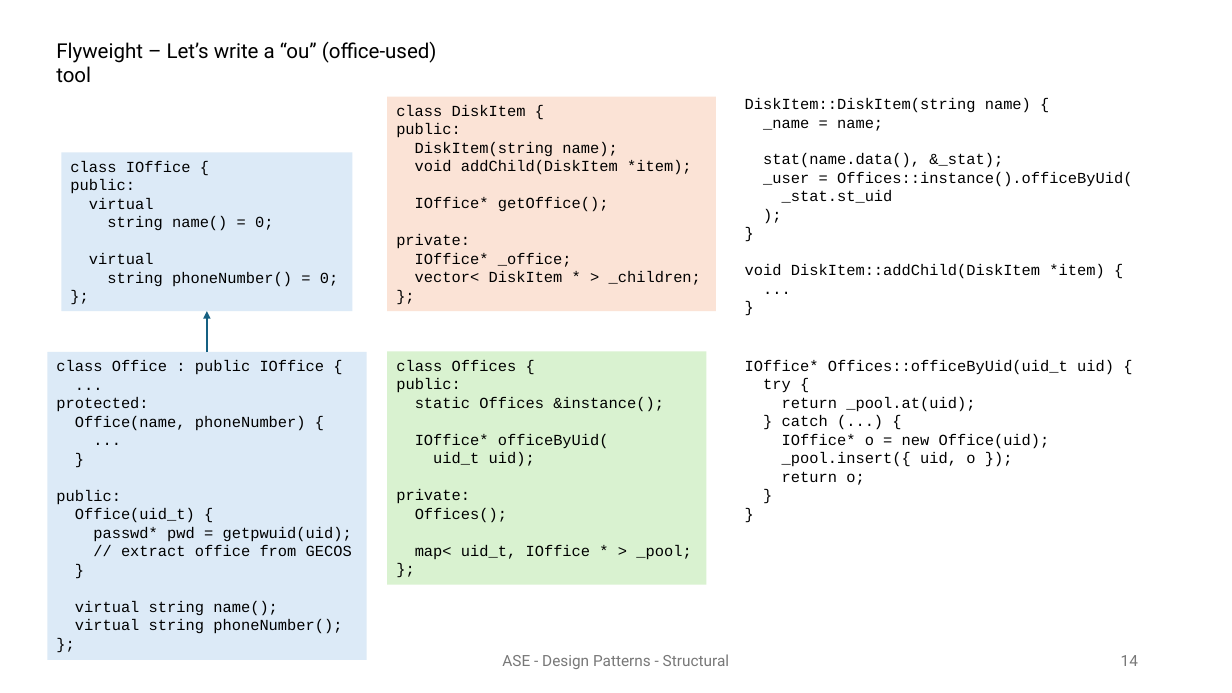
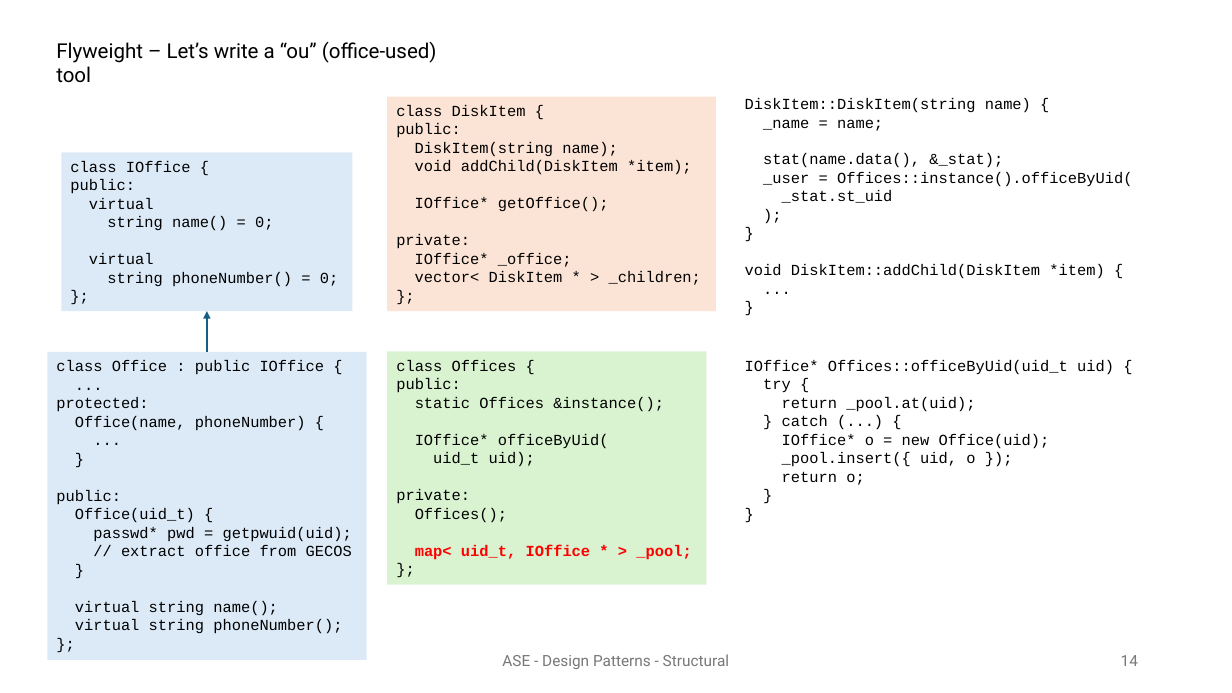
Before and after one commit to Ehsangood1/ASE, a slide deck: slide 14 of Lesson.03 - Design Patterns - Structural/Structural.pptx. Drawn at 1232x693 pixels with LibreOffice and Linux fonts; fonts in the diff are those of the drawing. Boxes give left, top, right and bottom in pixels: in the first picture for what was removed or moved away, otherwise in the second. Text is boxed around its words. In the diff, an @@ line names an element or a change of style, - is before the commit and + after.

```diff
--- a/Lesson.03 - Design Patterns - Structural/Structural.pptx
+++ b/Lesson.03 - Design Patterns - Structural/Structural.pptx
@@ text in rectangle at (x1=415, y1=544, x2=691, y2=560): text colour #000000 to #FF0000, bold on in "map< uid_t, IOffice * > _pool;" @@
```
Also in this commit, not shown: 1 other file.
